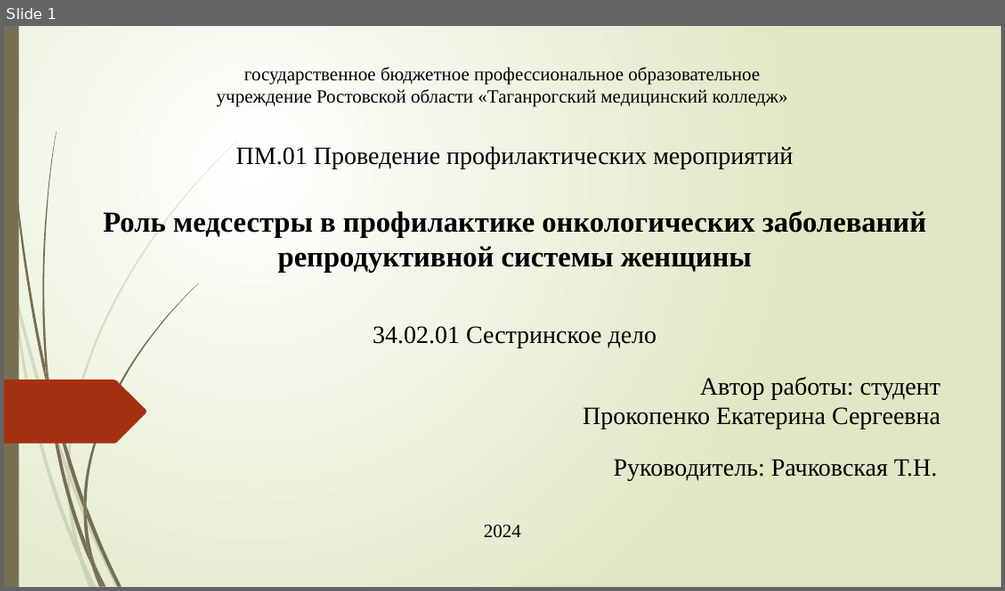
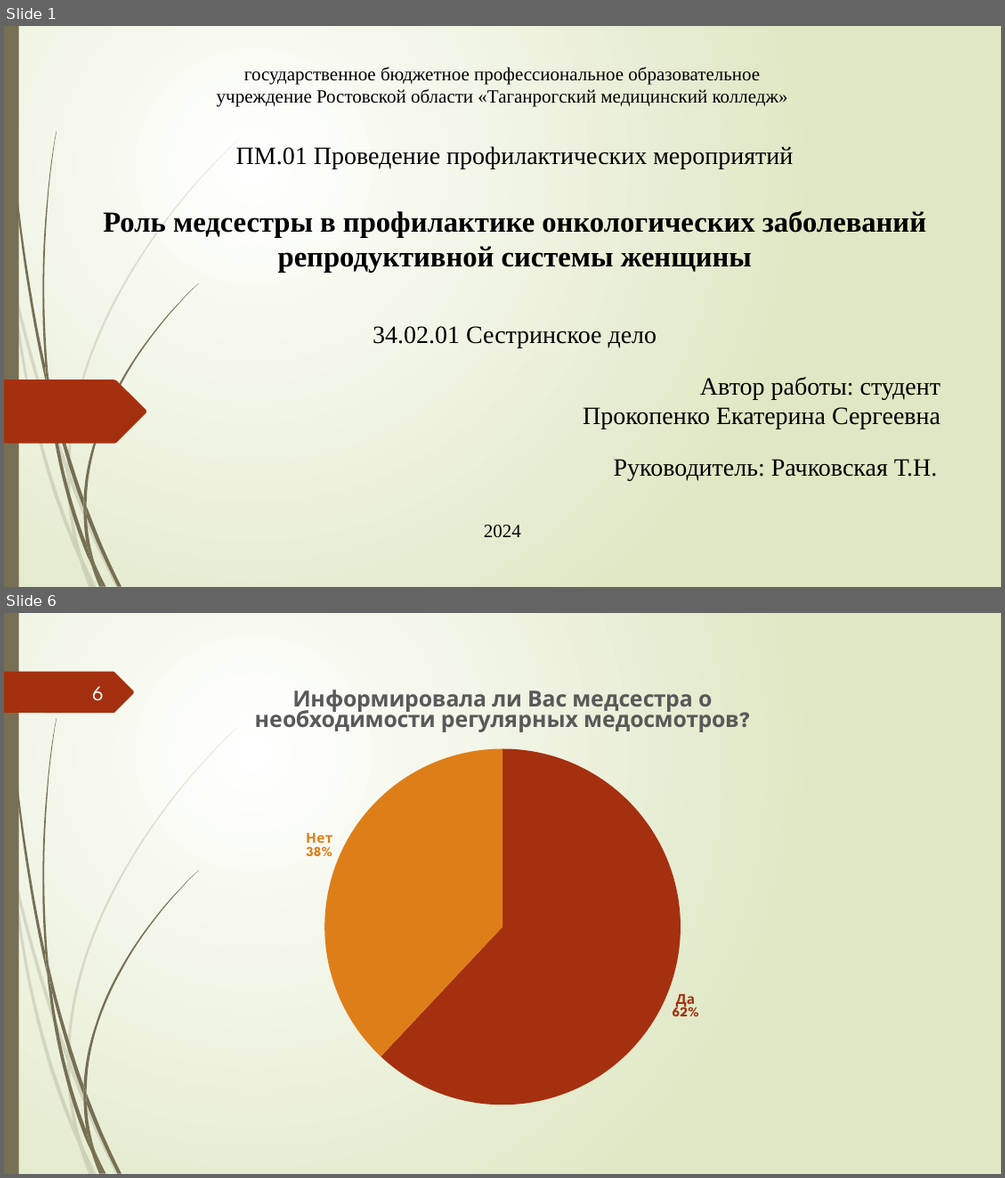
Before and after one commit to cottarius/kate-kurs, a slide deck: ProkopenkoES.pptx. Shown one above the other, each under a label of ours: slide 1 before the commit, slides 1 and 6 after it; the slides between them are not shown. The pictures are 1005x591 and 1005x1178 pixels, drawn with LibreOffice and Linux fonts; fonts in the diff are those of the drawing. Boxes give left, top, right and bottom in pixels: in the first picture for what was removed or moved away, otherwise in the second. Text is boxed around its words. In the diff, an @@ line names an element or a change of style, - is before the commit and + after.

```diff
--- a/ProkopenkoES.pptx
+++ b/ProkopenkoES.pptx
@@ slide 6 added at (4, 613, 1001, 1174), background gradient #FFFFFF to #DFE8C4; not listed: 23 template elements that a slide beside it also shows @@
@@ freeform shape added at (4, 672, 134, 713), fill #A53010 @@
@@ page number added at (92, 686, 104, 701), 20 pt, text #FEFFFF @@
+6
@@ pie chart added at (170, 672, 834, 1116) @@
+title "Информировала ли Вас медсестра о необходимости регулярных медосмотров?"
+categories: Да, Нет
+Информировала ли Вас медсестра о необходимости регулярных медосмотров?: 62, 38
```
Also in this commit, not shown: 1 slide changed, 14 other slides added, 2 other files.
